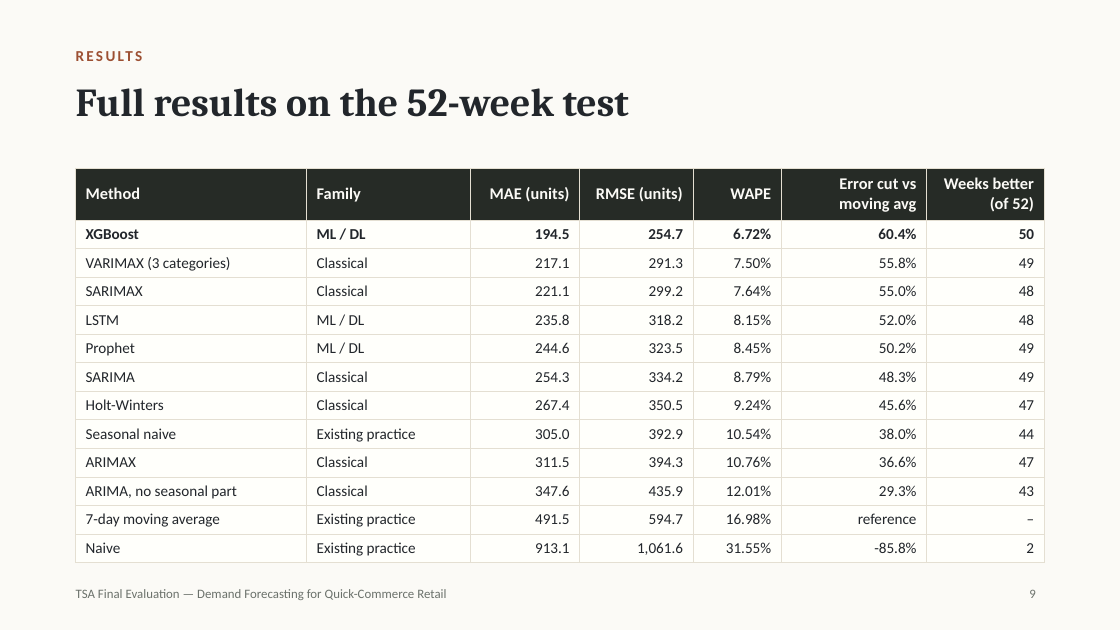
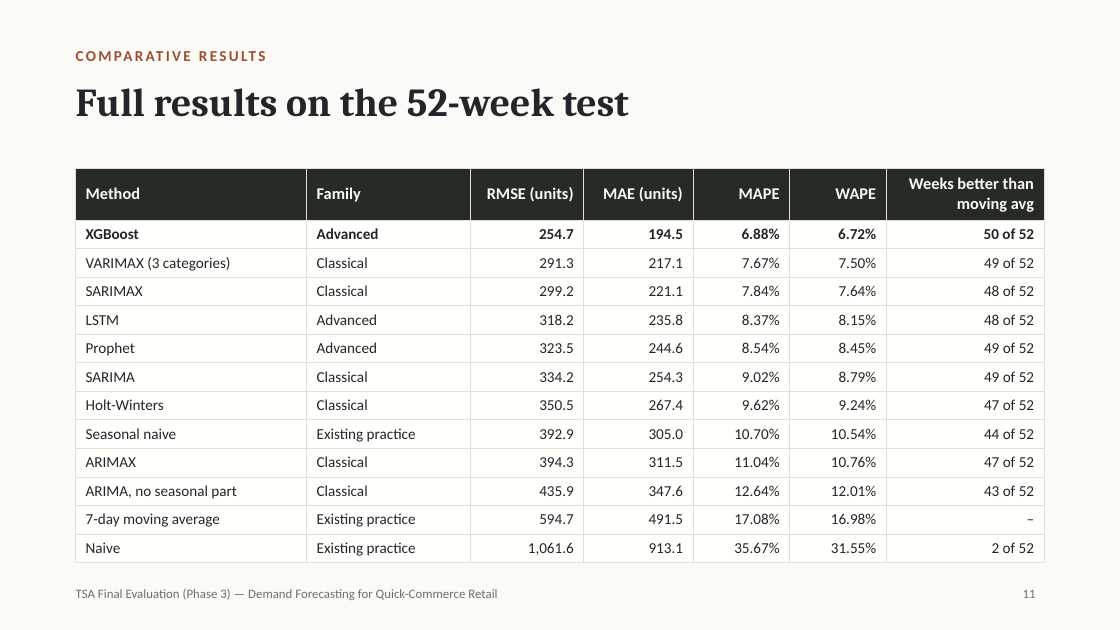
Before and after one commit to anshulmittall/quickcommerce-demand-forecast, a slide deck: slide 11 of slides/Demand Forecasting for Quick-Commerce Retail — TSA Final Presentation.pptx (slide 9 before the commit). Drawn at 1120x630 pixels with LibreOffice and Linux fonts; fonts in the diff are those of the drawing. Boxes give left, top, right and bottom in pixels: in the first picture for what was removed or moved away, otherwise in the second. Text is boxed around its words. In the diff, an @@ line names an element or a change of style, - is before the commit and + after.

Commit message:
Phase 3 final submission: tuning, MAPE and IEEE report
- Tune Prophet, XGBoost and LSTM on a validation year before the test year
- Report RMSE, MAE and MAPE for every method (MAPE skips the zero-sales day)
- Add one-column figures for the report (08_report_figures.py)
- Final report rewritten in IEEE two-column format, final slides updated

```diff
--- a/slides/Demand Forecasting for Quick-Commerce Retail — TSA Final Presentation.pptx
+++ b/slides/Demand Forecasting for Quick-Commerce Retail — TSA Final Presentation.pptx
@@ text at (x1=76, y1=46, x2=1044, y2=71): text changed @@
-RESULTS
+COMPARATIVE RESULTS
@@ table at (x1=76, y1=168, x2=1044, y2=560) @@
-row 1: Method | Family | MAE (units) | RMSE (units) | WAPE | Error cut vs moving avg | Weeks better (of 52)
+row 1: Method | Family | RMSE (units) | MAE (units) | MAPE | WAPE | Weeks better than moving avg
-row 2: XGBoost | ML / DL | 194.5 | 254.7 | 6.72% | 60.4% | 50
+row 2: XGBoost | Advanced | 254.7 | 194.5 | 6.88% | 6.72% | 50 of 52
-row 3: VARIMAX (3 categories) | Classical | 217.1 | 291.3 | 7.50% | 55.8% | 49
+row 3: VARIMAX (3 categories) | Classical | 291.3 | 217.1 | 7.67% | 7.50% | 49 of 52
-row 4: SARIMAX | Classical | 221.1 | 299.2 | 7.64% | 55.0% | 48
+row 4: SARIMAX | Classical | 299.2 | 221.1 | 7.84% | 7.64% | 48 of 52
-row 5: LSTM | ML / DL | 235.8 | 318.2 | 8.15% | 52.0% | 48
+row 5: LSTM | Advanced | 318.2 | 235.8 | 8.37% | 8.15% | 48 of 52
-row 6: Prophet | ML / DL | 244.6 | 323.5 | 8.45% | 50.2% | 49
+row 6: Prophet | Advanced | 323.5 | 244.6 | 8.54% | 8.45% | 49 of 52
-row 7: SARIMA | Classical | 254.3 | 334.2 | 8.79% | 48.3% | 49
+row 7: SARIMA | Classical | 334.2 | 254.3 | 9.02% | 8.79% | 49 of 52
-row 8: Holt-Winters | Classical | 267.4 | 350.5 | 9.24% | 45.6% | 47
+row 8: Holt-Winters | Classical | 350.5 | 267.4 | 9.62% | 9.24% | 47 of 52
-row 9: Seasonal naive | Existing practice | 305.0 | 392.9 | 10.54% | 38.0% | 44
+row 9: Seasonal naive | Existing practice | 392.9 | 305.0 | 10.70% | 10.54% | 44 of 52
-row 10: ARIMAX | Classical | 311.5 | 394.3 | 10.76% | 36.6% | 47
+row 10: ARIMAX | Classical | 394.3 | 311.5 | 11.04% | 10.76% | 47 of 52
-row 11: ARIMA, no seasonal part | Classical | 347.6 | 435.9 | 12.01% | 29.3% | 43
+row 11: ARIMA, no seasonal part | Classical | 435.9 | 347.6 | 12.64% | 12.01% | 43 of 52
-row 12: 7-day moving average | Existing practice | 491.5 | 594.7 | 16.98% | reference | –
+row 12: 7-day moving average | Existing practice | 594.7 | 491.5 | 17.08% | 16.98% | –
-row 13: Naive | Existing practice | 913.1 | 1,061.6 | 31.55% | -85.8% | 2
+row 13: Naive | Existing practice | 1,061.6 | 913.1 | 35.67% | 31.55% | 2 of 52
@@ text at (x1=76, y1=589, x2=497, y2=600): text changed @@
-TSA Final Evaluation — Demand Forecasting for Quick-Commerce Retail
+TSA Final Evaluation (Phase 3) — Demand Forecasting for Quick-Commerce Retail
@@ page number at (x1=1023, y1=590, x2=1036, y2=598): text changed @@
-9
+11
```
Also in this commit, not shown: 14 other slides changed, 2 slides added, 1 slide removed, 16 other files.
